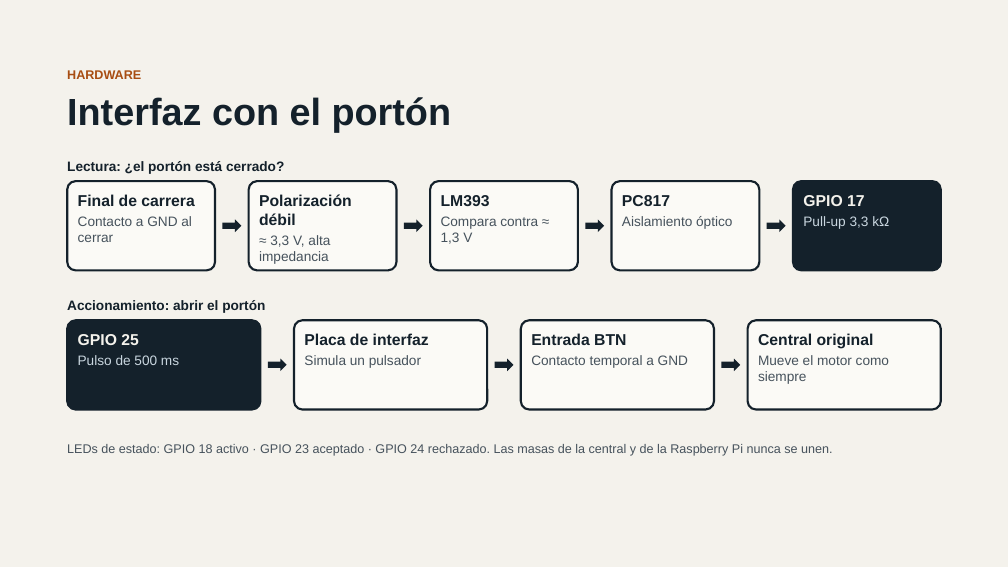
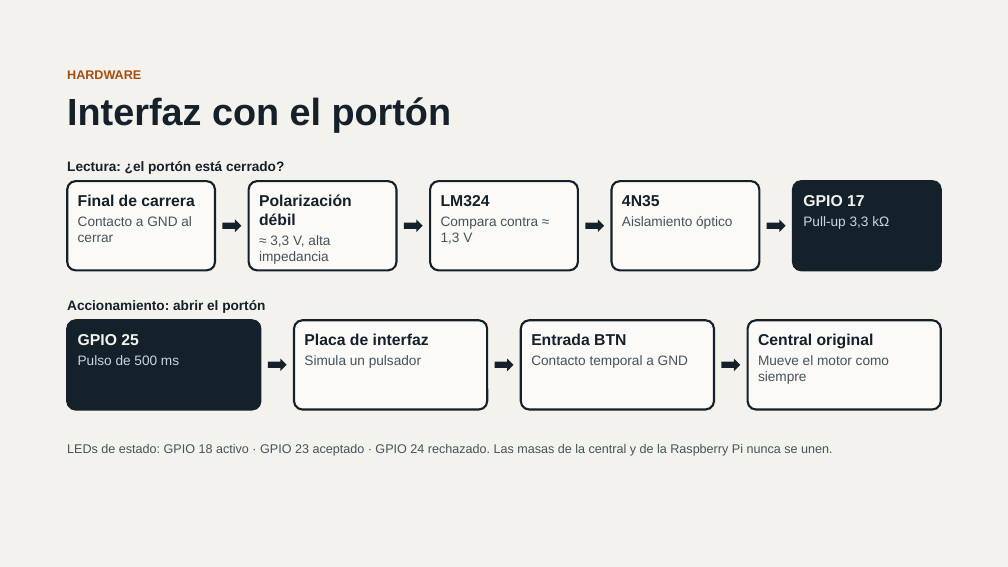
Before and after one commit to ms282489/SmartGate, a slide deck: slide 4 of docs/SmartGate_Presentacion.pptx. Drawn at 1008x567 pixels with LibreOffice and Linux fonts; fonts in the diff are those of the drawing. Boxes give left, top, right and bottom in pixels: in the first picture for what was removed or moved away, otherwise in the second. Text is boxed around its words. In the diff, an @@ line names an element or a change of style, - is before the commit and + after.

```diff
--- a/docs/SmartGate_Presentacion.pptx
+++ b/docs/SmartGate_Presentacion.pptx
@@ text at (x1=441, y1=195, x2=490, y2=206): text changed @@
-LM393
+LM324
@@ text at (x1=622, y1=195, x2=660, y2=206): text changed @@
-PC817
+4N35
```
Also in this commit, not shown: 1 other slide changed, 1 other file.
